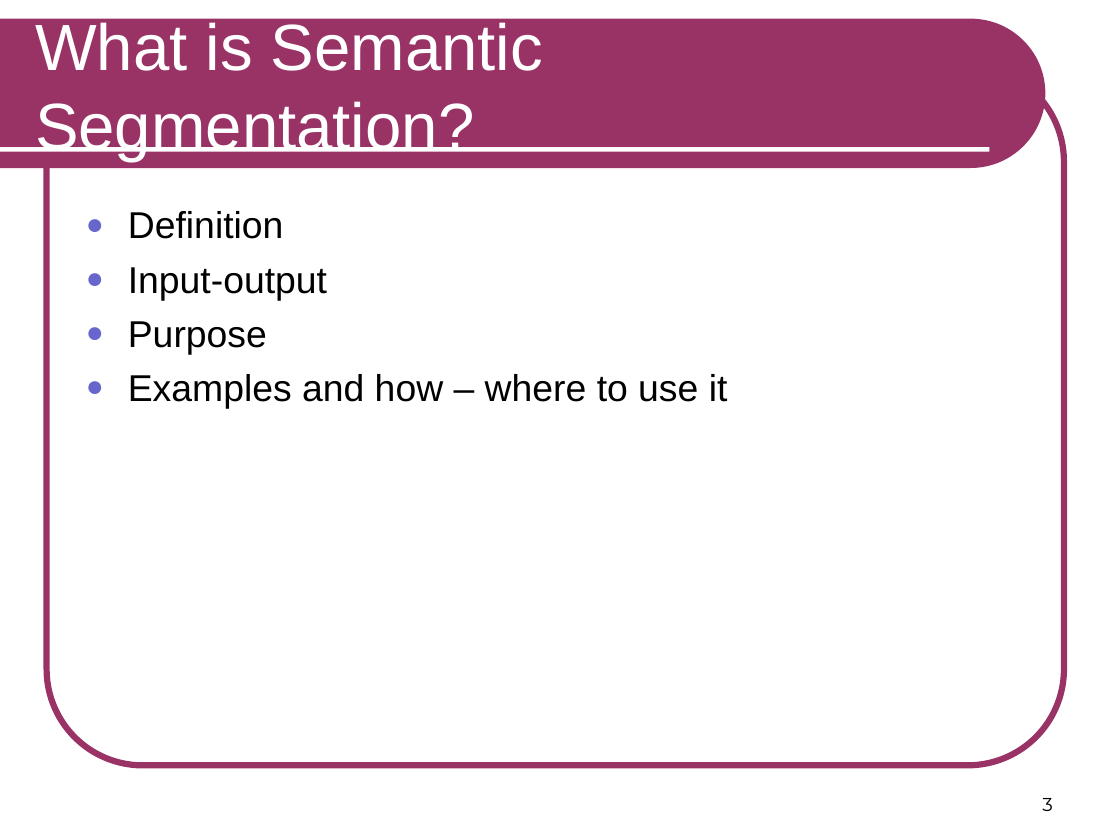
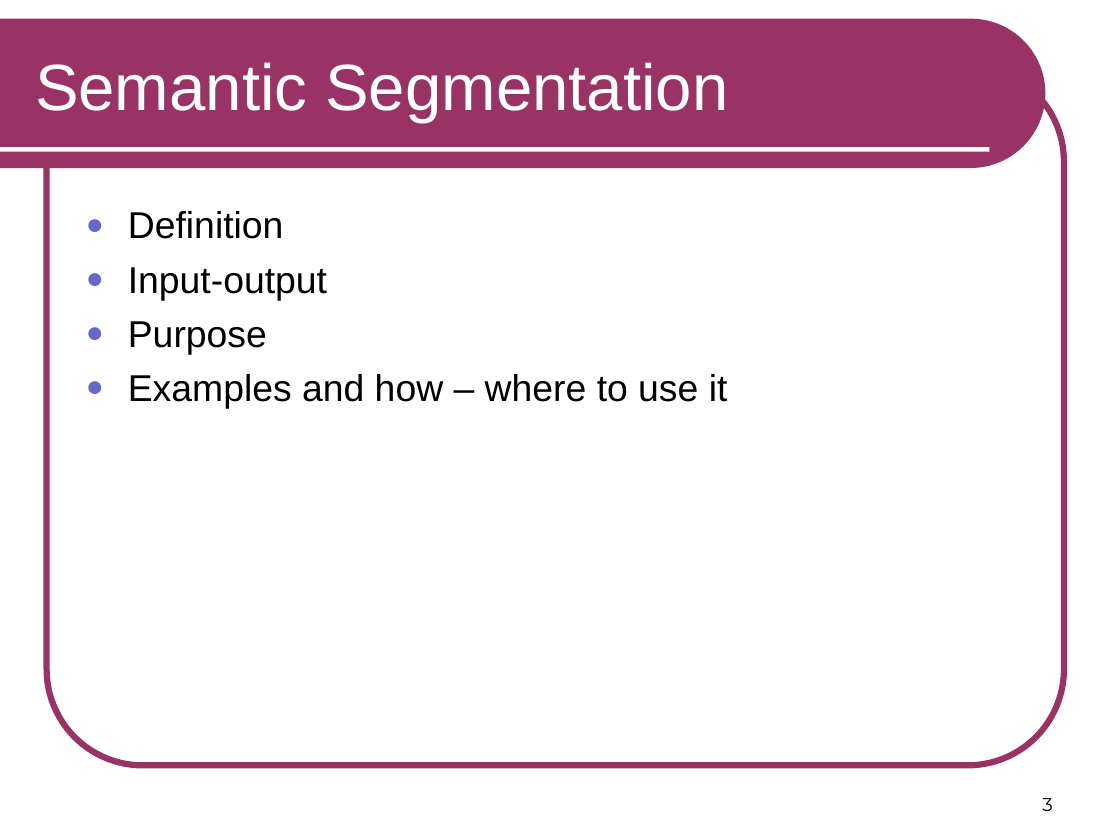
Before and after one commit to RSIP/SSI-SemanticSegmentation, a slide deck: slide 3 of template_slides.ppt. Drawn at 1120x840 pixels with LibreOffice and Linux fonts; fonts in the diff are those of the drawing. Boxes give left, top, right and bottom in pixels: in the first picture for what was removed or moved away, otherwise in the second. Text is boxed around its words. In the diff, an @@ line names an element or a change of style, - is before the commit and + after.

```diff
--- a/template_slides.ppt
+++ b/template_slides.ppt
@@ title at box(35, 62, 728, 122): text changed @@
-What is Semantic Segmentation?
+Semantic Segmentation
```
Also in this commit, not shown: 3 other slides changed, 9 slides added, 3 slides removed.
